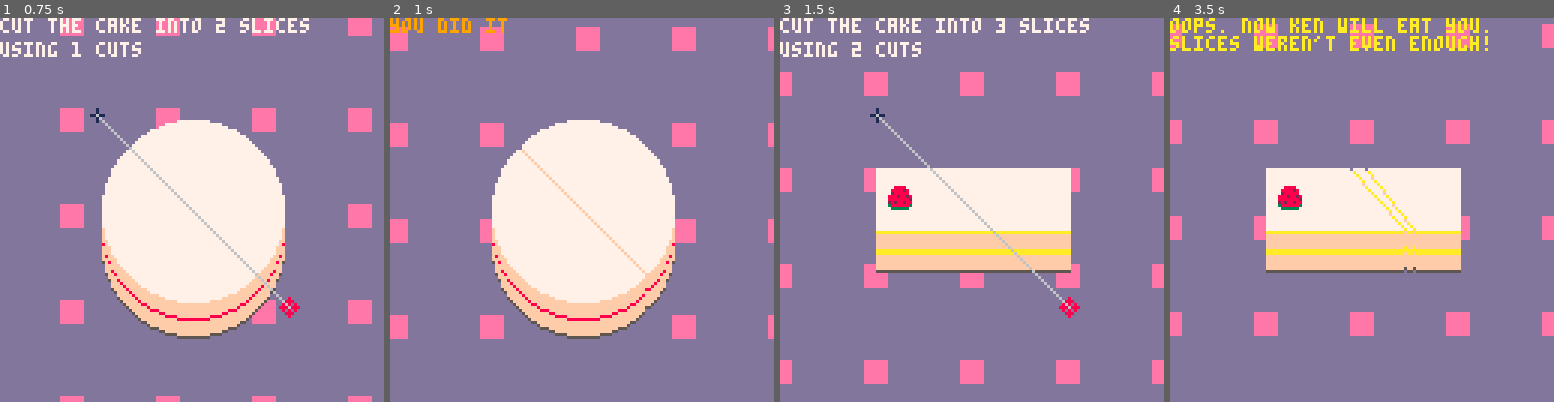
Above: before the commit, frames 1-4 (left to right).
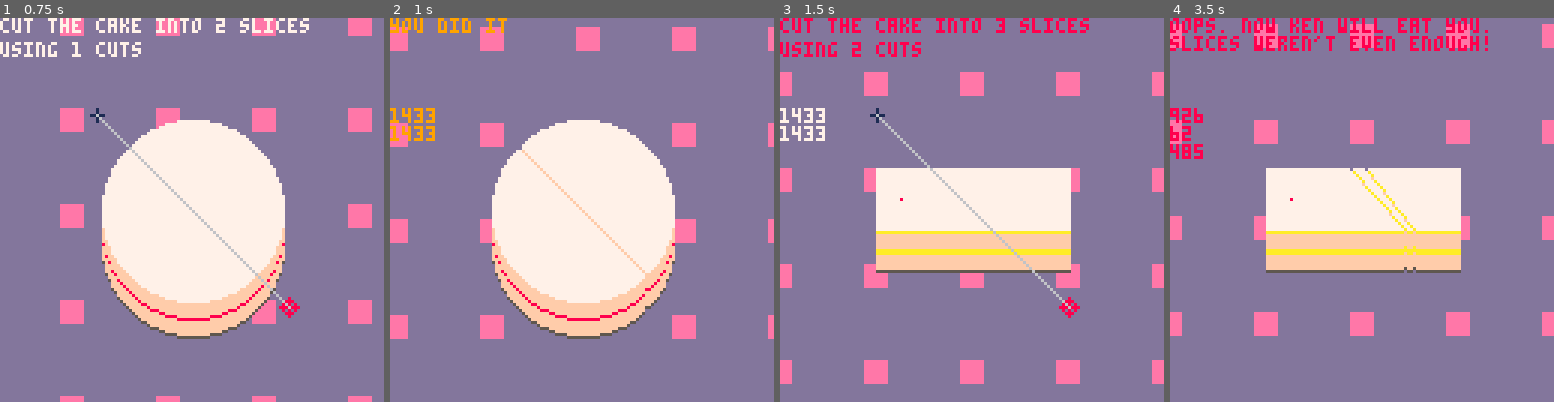
Above: after the commit, the same moments.

Repository: m-r-hunt/Pico-8-Carts
Game: PICO-8 cartridge cakecut.p8
The game is run twice, just before and just after one commit, with the same random seed, the same clock (stepped at 60 frames per second) and the same inputs.
Inputs:
- Up to frame 1 (0.75 s): tap X (X key) at 0.33 s; tap O (Z key) at 0.7 s
- Up to frame 2 (1 s): no input
- Up to frame 3 (1.5 s): tap X (X key) at 1.07 s
- Up to frame 4 (3.5 s): hold Right 1.6-2.1 s; tap O (Z key) every 0.4 s from 1.7 to 3.3 s; tap X (X key) at 1.85, 2.97 s; hold Up 2.15-2.42 s; hold Right 2.47-3.03 s; hold Left from 3.08 s (still down)

Frame 1 is identical in both runs. In frame 2, 0.5% of the frame differs, in the area x 0-12%, y 23-33%; in frame 3, 2.5%; in frame 4, 3.4%, in the area x 0-83%, y 0-50%.

Commit message:
Add debug strawb render and debug toggle.

Diff:
--- a/cakecut.p8
+++ b/cakecut.p8
@@ -10,6 +10,7 @@
 function _init()
  poke(0x5f34, 1)
  next_level()
+ menuitem(1,"toggle debug", function() debug=not debug end)
 end
 
 function next_level()
@@ -115,7 +116,11 @@
  copy_to_screen(0)
  local strawbs=levels[leveln][5]
  for s=1,#strawbs do
- 	spr(14,strawbs[s][1]-4,strawbs[s][2]-4)
+  if not debug then
+ 		spr(14,strawbs[s][1]-4,strawbs[s][2]-4)
+ 	else
+ 	 pset(strawbs[s][1],strawbs[s][2],8)
+ 	end
  end
 end
 
@@ -145,7 +150,7 @@
  debug_print_slices()
 end
 
---debug=true
+debug=true
 
 function debug_print_slices()
  if (not debug) return
